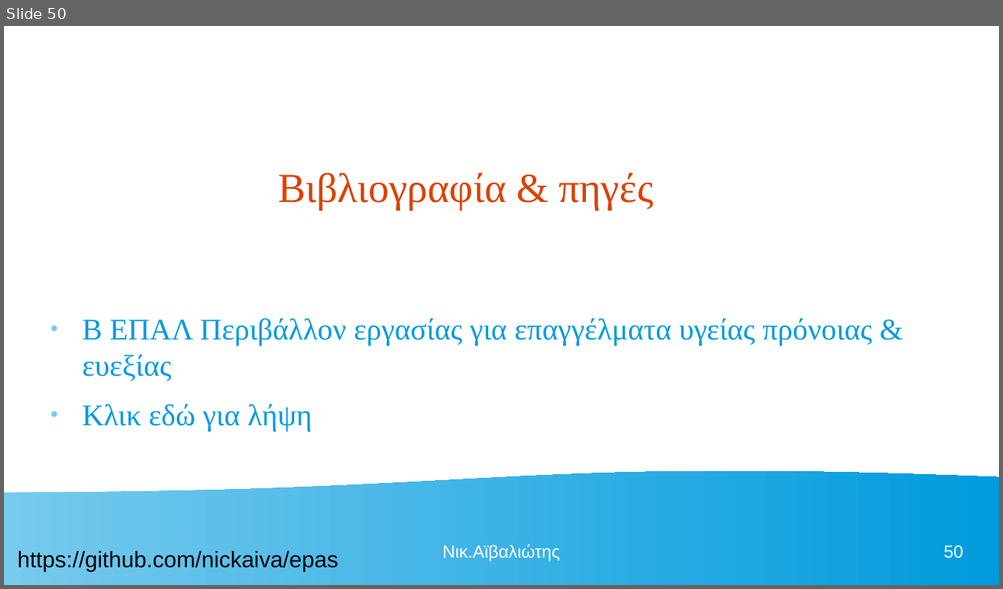
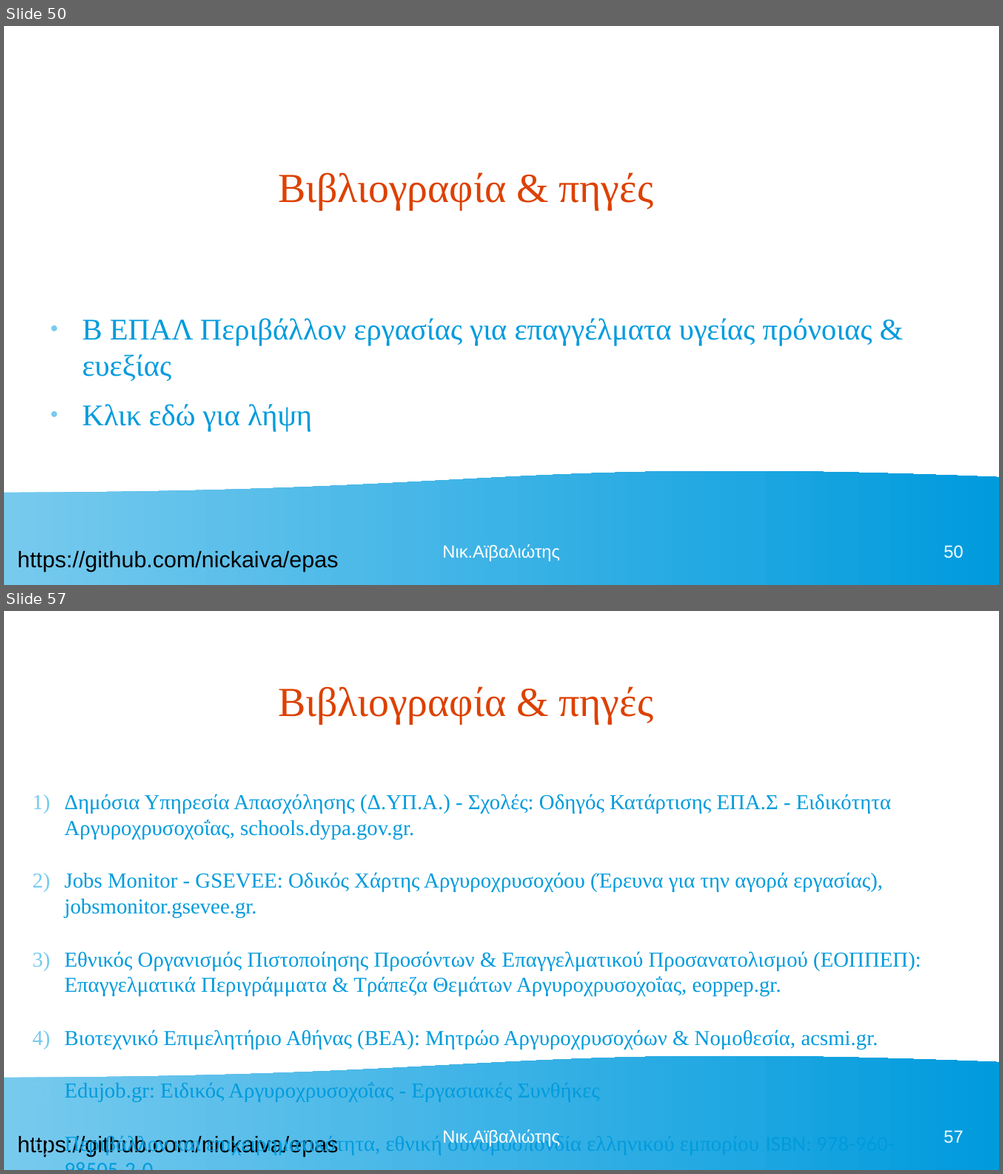
Before and after one commit to nickaiva/epas, a slide deck: ΠΕΡΙΒΑΛΛΟΝ ΕΡΓΑΣΙΑΣ.odp. Shown one above the other, each under a label of ours: slide 50 before the commit, slides 50 and 57 after it; the slides between them are not shown. The pictures are 1003x589 and 1003x1174 pixels, drawn with LibreOffice and Linux fonts; fonts in the diff are those of the drawing. Boxes give left, top, right and bottom in pixels: in the first picture for what was removed or moved away, otherwise in the second. Text is boxed around its words. In the diff, an @@ line names an element or a change of style, - is before the commit and + after.

```diff
--- a/ΠΕΡΙΒΑΛΛΟΝ ΕΡΓΑΣΙΑΣ.odp
+++ b/ΠΕΡΙΒΑΛΛΟΝ ΕΡΓΑΣΙΑΣ.odp
@@ slide 57 added at (4,611,999,1170), background #FFFFFF; not listed: 2 template elements that a slide beside it also shows @@
@@ title added at (278,686,653,724), 33 pt, text #DD4100 @@
+Βιβλιογραφία & πηγές
@@ text added at (65,794,921,1156), 17.1 pt, text #009BDD @@
+1) Δημόσια Υπηρεσία Απασχόλησης (Δ.ΥΠ.Α.) - Σχολές: Οδηγός Κατάρτισης ΕΠΑ.Σ - Ειδικότητα Αργυροχρυσοχοΐας, schools.dypa.gov.gr.
+2) Jobs Monitor - GSEVEE: Οδικός Χάρτης Αργυροχρυσοχόου (Έρευνα για την αγορά εργασίας), jobsmonitor.gsevee.gr.
+3) Εθνικός Οργανισμός Πιστοποίησης Προσόντων & Επαγγελματικού Προσανατολισμού (ΕΟΠΠΕΠ): Επαγγελματικά Περιγράμματα & Τράπεζα Θεμάτων Αργυροχρυσοχοΐας, eoppep.gr.
+4) Βιοτεχνικό Επιμελητήριο Αθήνας (ΒΕΑ): Μητρώο Αργυροχρυσοχόων & Νομοθεσία, acsmi.gr.
+5) Edujob.gr: Ειδικός Αργυροχρυσοχοΐας - Εργασιακές Συνθήκες
+6) Περιβάλλον και επιχειρηματικότητα, εθνική συνομοσπονδία ελληνικού εμπορίου ISBN: 978-960-98505-2-0
@@ text added at (442,1130,560,1147), 14 pt, text #FFFFFF @@
+Νικ.Αϊβαλιώτης
@@ page number added at (943,1130,962,1144), 14 pt, text #FFFFFF @@
+57
```
Also in this commit, not shown: 6 other slides added, 2 other files.
